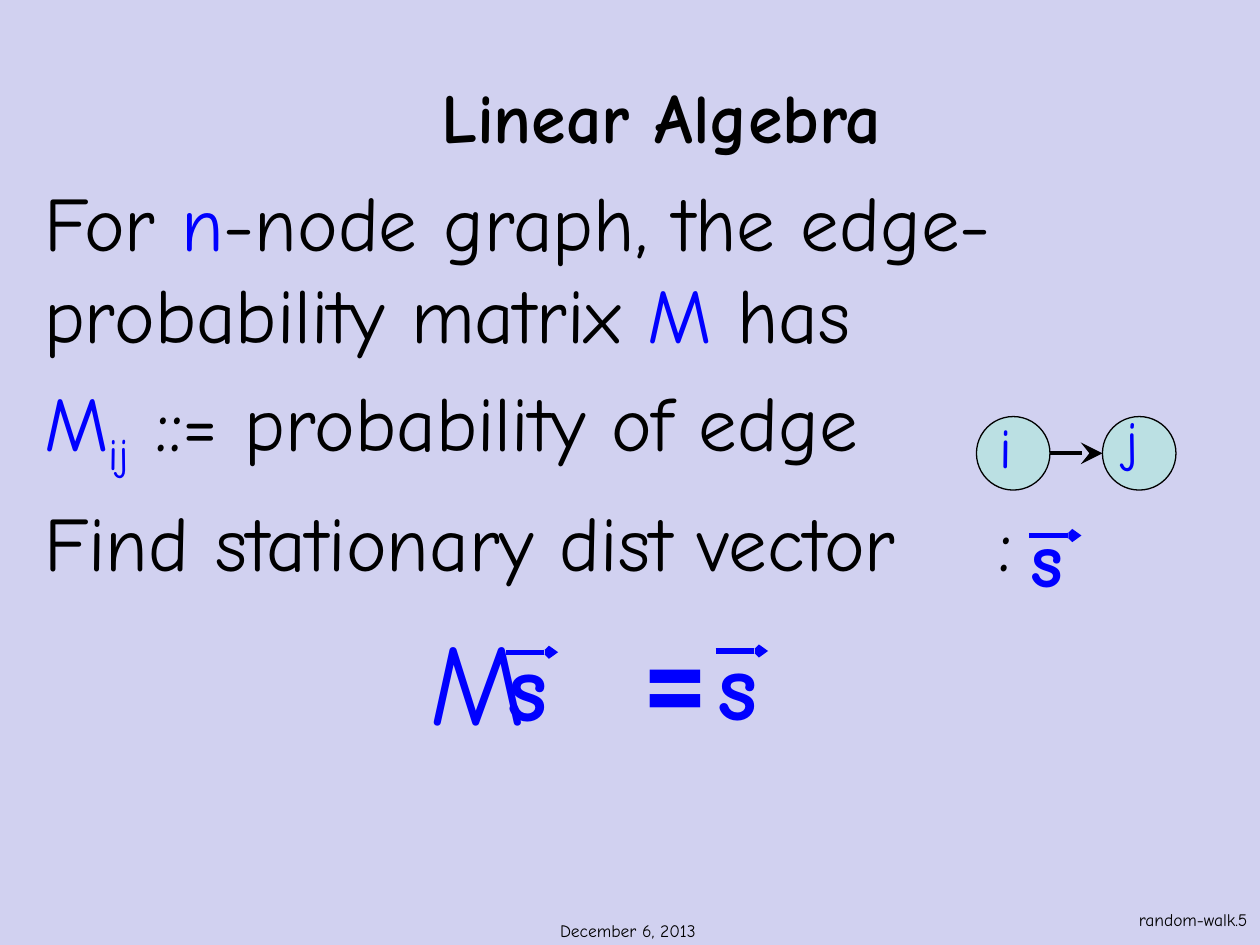
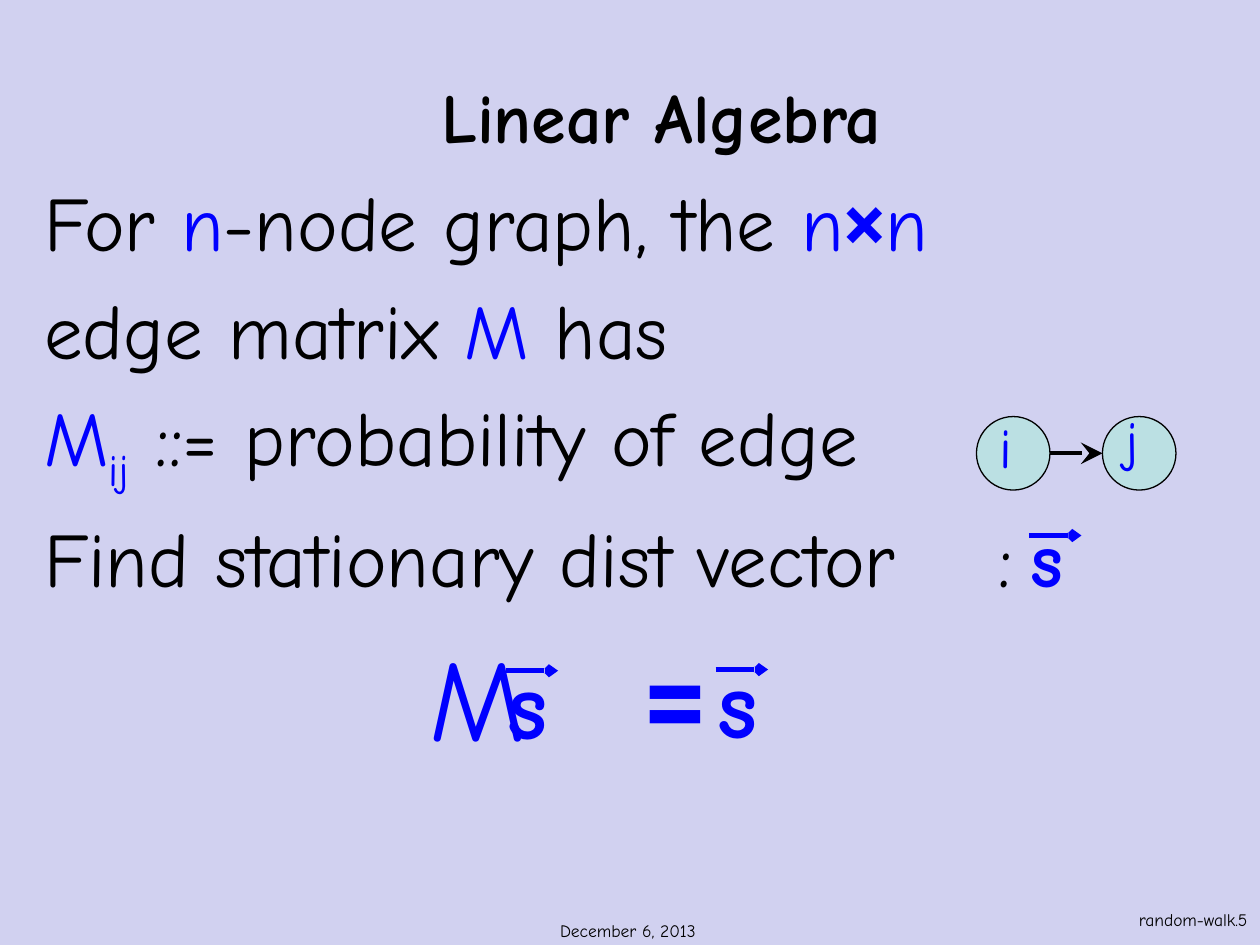
Before and after one commit to armeyer/mcs_web, a slide deck: slide 5 of fall13/slidesF13/page-rank.pptx. Drawn at 1260x945 pixels with LibreOffice and Linux fonts; fonts in the diff are those of the drawing; background and template pictures are left out. Boxes give left, top, right and bottom in pixels: in the first picture for what was removed or moved away, otherwise in the second. Text is boxed around its words. In the diff, an @@ line names an element or a change of style, - is before the commit and + after.

```diff
--- a/fall13/slidesF13/page-rank.pptx
+++ b/fall13/slidesF13/page-rank.pptx
@@ text at <box>44,198,927,374</box>: text changed @@
-For n-node graph, the edge-probability matrix M has
+For n-node graph, the n×n
+edge matrix M has
@@ arrow moved from (505, 653) - (558, 653) to (505, 670) - (558, 670) @@
@@ 2 texts, 1 arrow: place and size @@
-2 texts, 1 arrow at <box>508,645,769,726</box>
+2 texts, 1 arrow at <box>508,664,769,742</box>
```
Also in this commit, not shown: 1 other slide changed, 1 other file.
